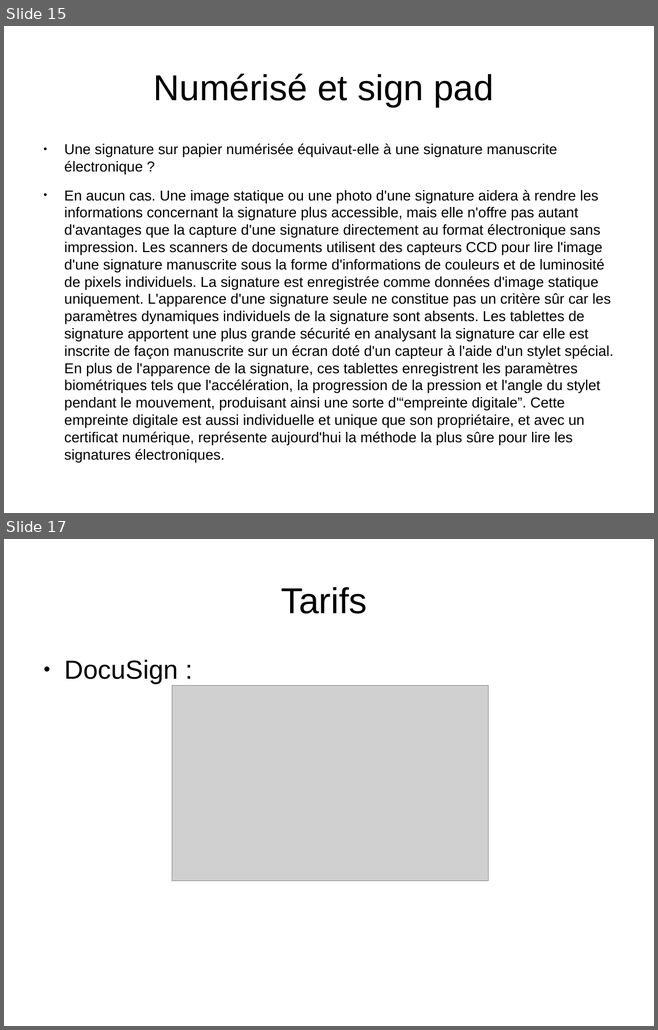
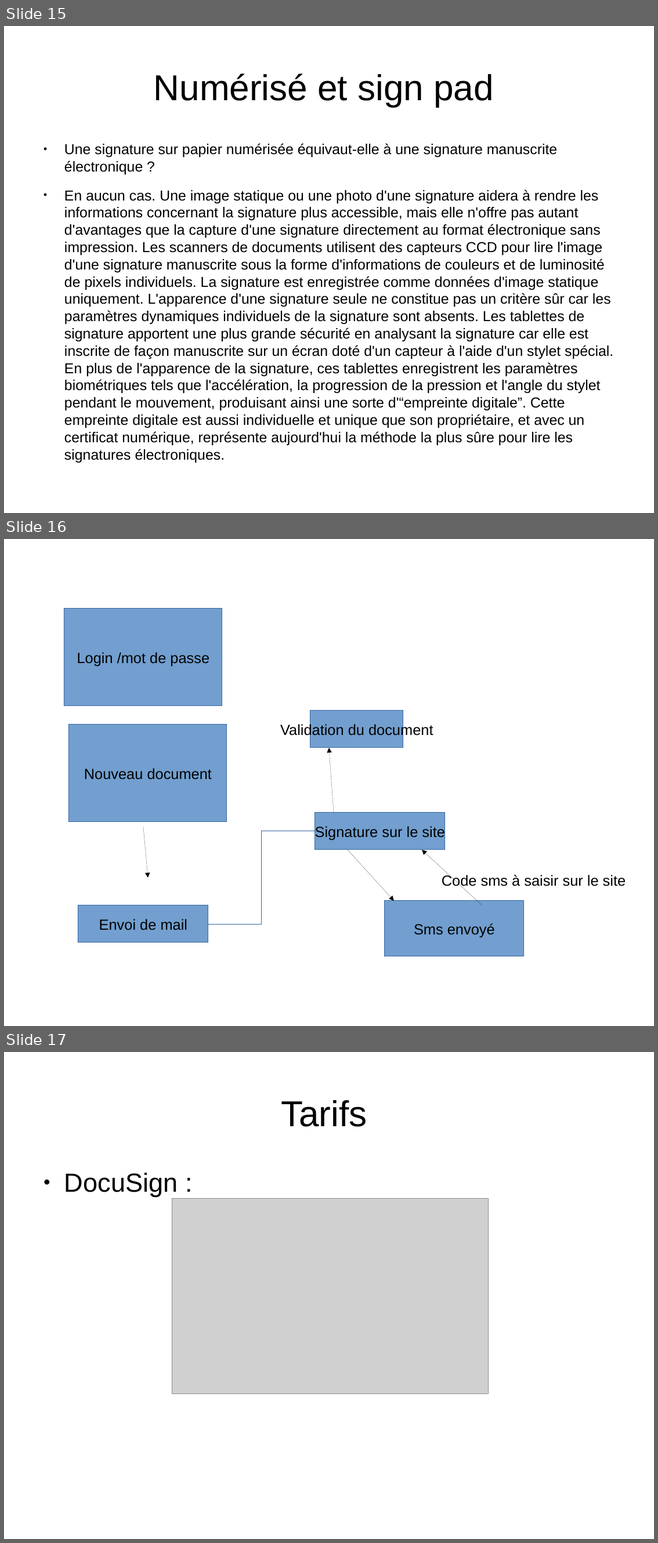
Before and after one commit to heylve/current, a slide deck: Presentations/SignatureElec.odp. Shown one above the other, each under a label of ours: slides 15 and 17 before the commit, slides 15, 16 and 17 after it; the slides between them are not shown. The pictures are 658x1030 and 658x1543 pixels, drawn with LibreOffice and Linux fonts; fonts in the diff are those of the drawing; grey boxes stand for pictures. Boxes give left, top, right and bottom in pixels: in the first picture for what was removed or moved away, otherwise in the second. Text is boxed around its words. In the diff, an @@ line names an element or a change of style, - is before the commit and + after.

```diff
--- a/Presentations/SignatureElec.odp
+++ b/Presentations/SignatureElec.odp
@@ slide 16 added at box(4, 539, 654, 1026), background #FFFFFF @@
@@ rectangle added at box(64, 609, 222, 706), fill #729FCF, outline #3465A4 0 pt, 18 pt, text #000000 @@
+Login /mot de passe
@@ rectangle added at box(310, 711, 403, 748), fill #729FCF, outline #3465A4 0 pt, 18 pt, text #000000 @@
+Validation du document
@@ rectangle added at box(69, 725, 227, 822), fill #729FCF, outline #3465A4 0 pt, 18 pt, text #000000 @@
+Nouveau document
@@ arrow added from (333, 813) to (329, 748), #000000 0 pt @@
@@ rectangle added at box(315, 813, 445, 850), fill #729FCF, outline #3465A4 0 pt, 18 pt, text #000000 @@
+Signature sur le site
@@ arrow added from (143, 827) to (148, 878), #000000 0 pt @@
@@ elbow line added from (208, 925) to (315, 831), #3465A4 0 pt @@
@@ arrow added from (348, 850) to (394, 901), #000000 0 pt @@
@@ arrow added from (482, 906) to (422, 850), #000000 0 pt @@
@@ text added at box(441, 874, 625, 889), 18 pt, text #000000 @@
+Code sms à saisir sur le site
@@ rectangle added at box(385, 901, 524, 957), fill #729FCF, outline #3465A4 0 pt, 18 pt, text #000000 @@
+Sms envoyé
@@ rectangle added at box(78, 906, 208, 943), fill #729FCF, outline #3465A4 0 pt, 18 pt, text #000000 @@
+Envoi de mail
```
Also in this commit, not shown: 1 slide removed.
